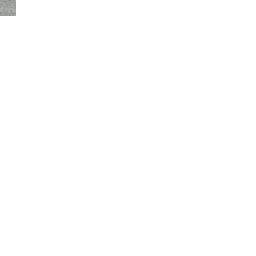
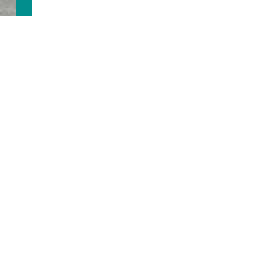
The second 256×256 image is a revision of the first. Changes to its layers:
added layer "B1" above "A1" over [16, 0, 32, 16]
